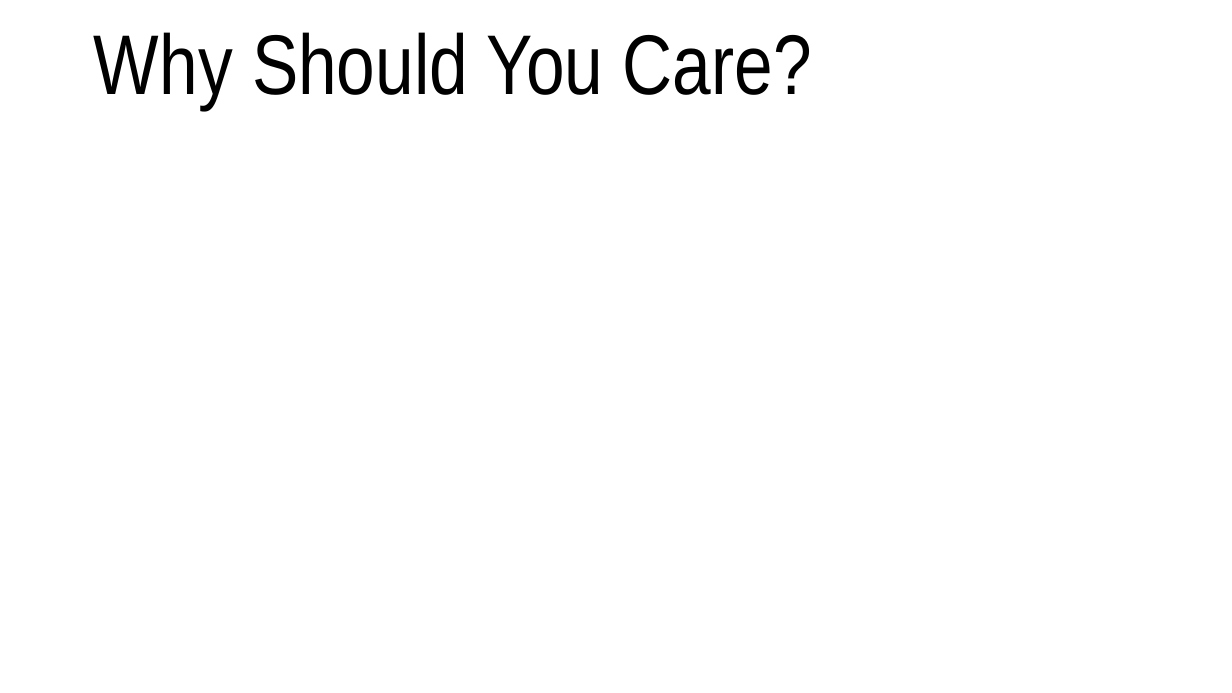
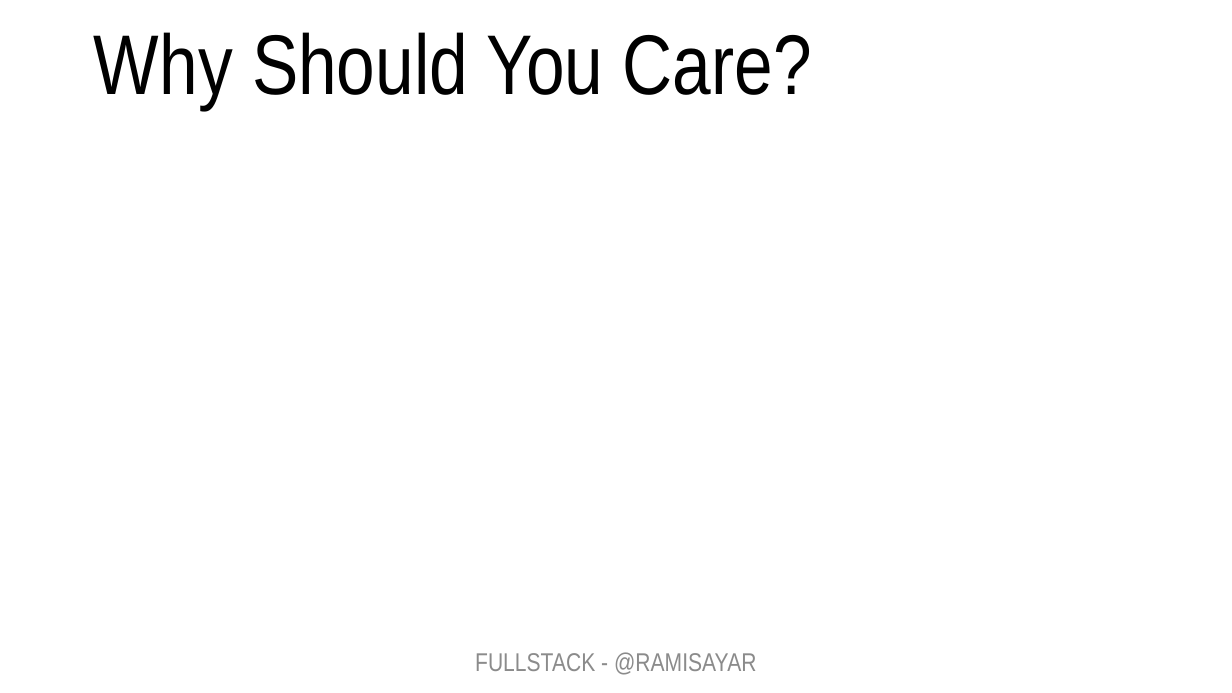
Before and after one commit to sayar/fullstack-training-kit, a slide deck: slide 3 of decks/1 - Keynote.pptx. Drawn at 1232x693 pixels with LibreOffice and Linux fonts; fonts in the diff are those of the drawing; background and template pictures are left out. Boxes give left, top, right and bottom in pixels: in the first picture for what was removed or moved away, otherwise in the second. Text is boxed around its words. In the diff, an @@ line names an element or a change of style, - is before the commit and + after.

```diff
--- a/decks/1 - Keynote.pptx
+++ b/decks/1 - Keynote.pptx
@@ text added at bbox=[475, 652, 756, 675], 20 pt, text #8C8C8C @@
+FULLSTACK - @RAMISAYAR
```
Also in this commit, not shown: 53 other slides changed, 1 other file.
